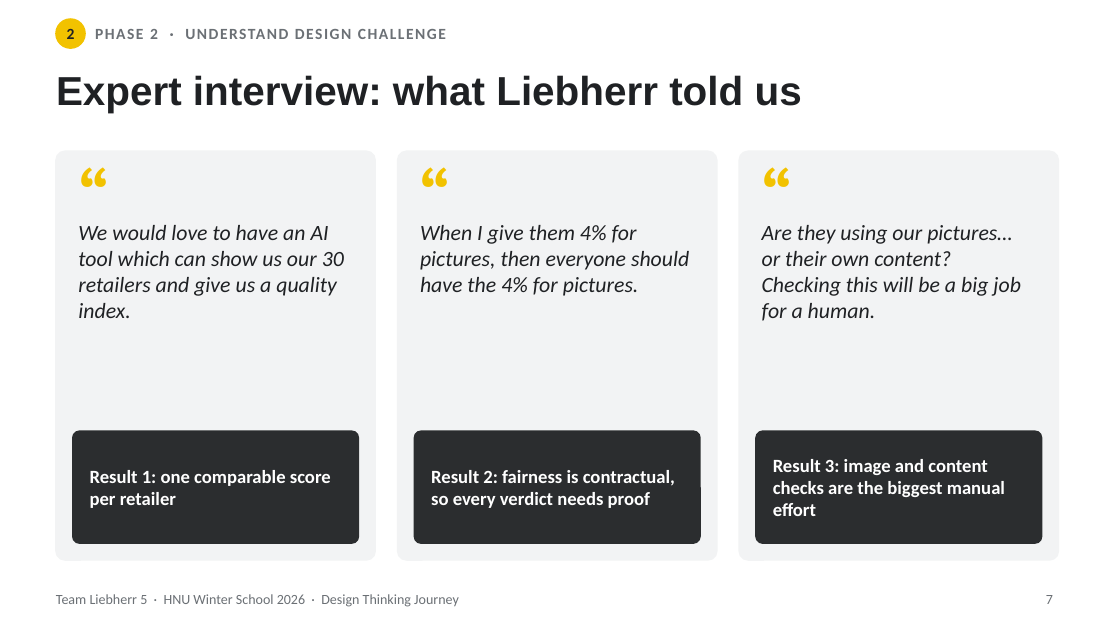
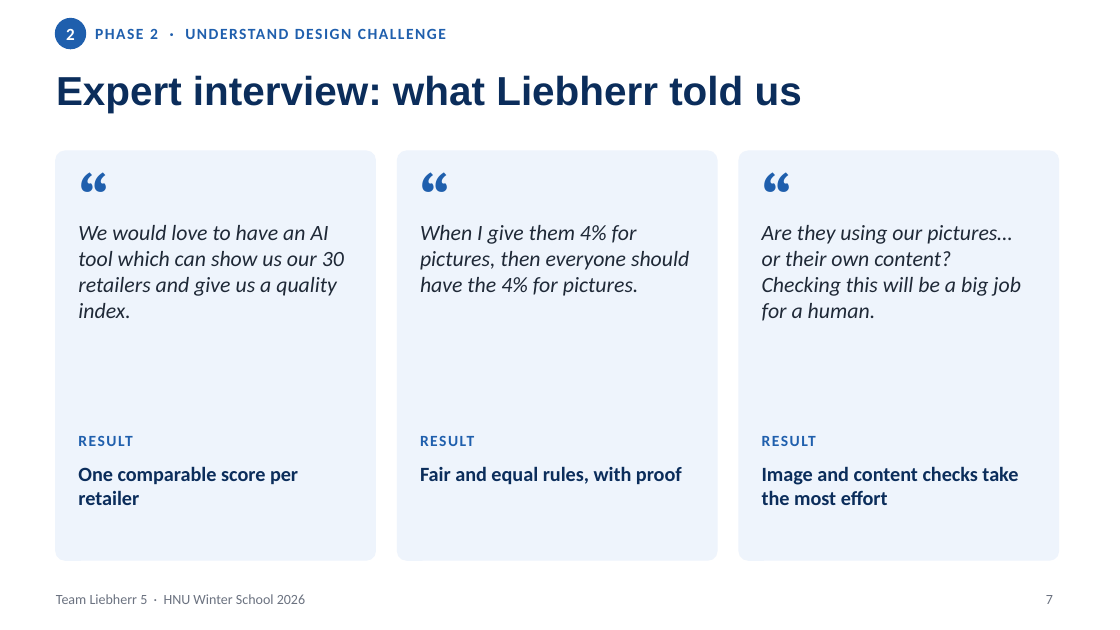
Before and after one commit to niv1999/liebherr-hackathon-2026, a slide deck: slide 7 of Liebherr5_DesignThinking_Journey.pptx. Drawn at 1120x630 pixels with LibreOffice and Linux fonts; fonts in the diff are those of the drawing. Boxes give left, top, right and bottom in pixels: in the first picture for what was removed or moved away, otherwise in the second. Text is boxed around its words. In the diff, an @@ line names an element or a change of style, - is before the commit and + after.

```diff
--- a/Liebherr5_DesignThinking_Journey.pptx
+++ b/Liebherr5_DesignThinking_Journey.pptx
@@ text "2" at <box>66,29,75,40</box>: size 10 to 11 pt, text colour #1F2124 to #FFFFFF @@
@@ ellipse at <box>56,19,85,48</box>: fill #F2C200 to #1F5FAD; outline #F2C200 1 pt to #1F5FAD 1.5 pt @@
@@ text "PHASE 2 · UNDERSTAND DESIGN ..." at <box>95,28,446,39</box>: text colour #6B7075 to #1F5FAD @@
@@ title "Expert interview: what Liebherr told ..." at <box>56,75,802,113</box>: text colour #1F2124 to #0B2D5B @@
@@ fill #F2F3F4 to #EEF4FC; outline #F2F3F4 1 pt to #EEF4FC 1 pt in 3 elements at <box>56,151,375,560</box>, <box>398,151,717,560</box>, <box>739,151,1058,560</box> @@
@@ text colour #F2C200 to #1F5FAD; vertical alignment middle to top in 3 elements at <box>78,151,146,230</box>, <box>420,151,487,230</box>, <box>762,151,829,230</box> @@
@@ text colour #1F2124 to #1F2937 in 3 elements at <box>78,225,344,318</box>, <box>420,225,689,296</box>, <box>762,225,1021,321</box> @@
@@ rounded rectangle removed at <box>73,431,358,543</box> @@
@@ text added at <box>78,436,132,446</box>, 10 pt, text #1F5FAD, bold @@
+RESULT
@@ rounded rectangle removed at <box>414,431,700,543</box> @@
@@ text added at <box>420,436,474,446</box>, 10 pt, text #1F5FAD, bold @@
+RESULT
@@ rounded rectangle removed at <box>756,431,1042,543</box> @@
@@ text added at <box>762,436,816,446</box>, 10 pt, text #1F5FAD, bold @@
+RESULT
@@ text at <box>78,466,298,505</box>: text changed; size 12 to 13 pt; text colour #FFFFFF to #0B2D5B @@
-Result 1: one comparable score per retailer
+One comparable score per retailer
@@ vertical alignment middle to top in 3 elements at <box>78,466,298,505</box>, <box>762,466,1018,505</box>, <box>420,466,682,484</box> @@
@@ text at <box>420,466,682,484</box>: text changed; size 12 to 13 pt; text colour #FFFFFF to #0B2D5B @@
-Result 2: fairness is contractual, so every verdict needs proof
+Fair and equal rules, with proof
@@ text at <box>762,466,1018,505</box>: text changed; size 12 to 13 pt; text colour #FFFFFF to #0B2D5B @@
-Result 3: image and content checks are the biggest manual effort
+Image and content checks take the most effort
@@ text at <box>56,594,305,604</box>: text changed; text colour #6B7075 to #6B7280 @@
-Team Liebherr 5 · HNU Winter School 2026 · Design Thinking Journey
+Team Liebherr 5 · HNU Winter School 2026
```
Also in this commit, not shown: 9 other slides changed, 5 slides added, 8 slides removed, 1 other file.
